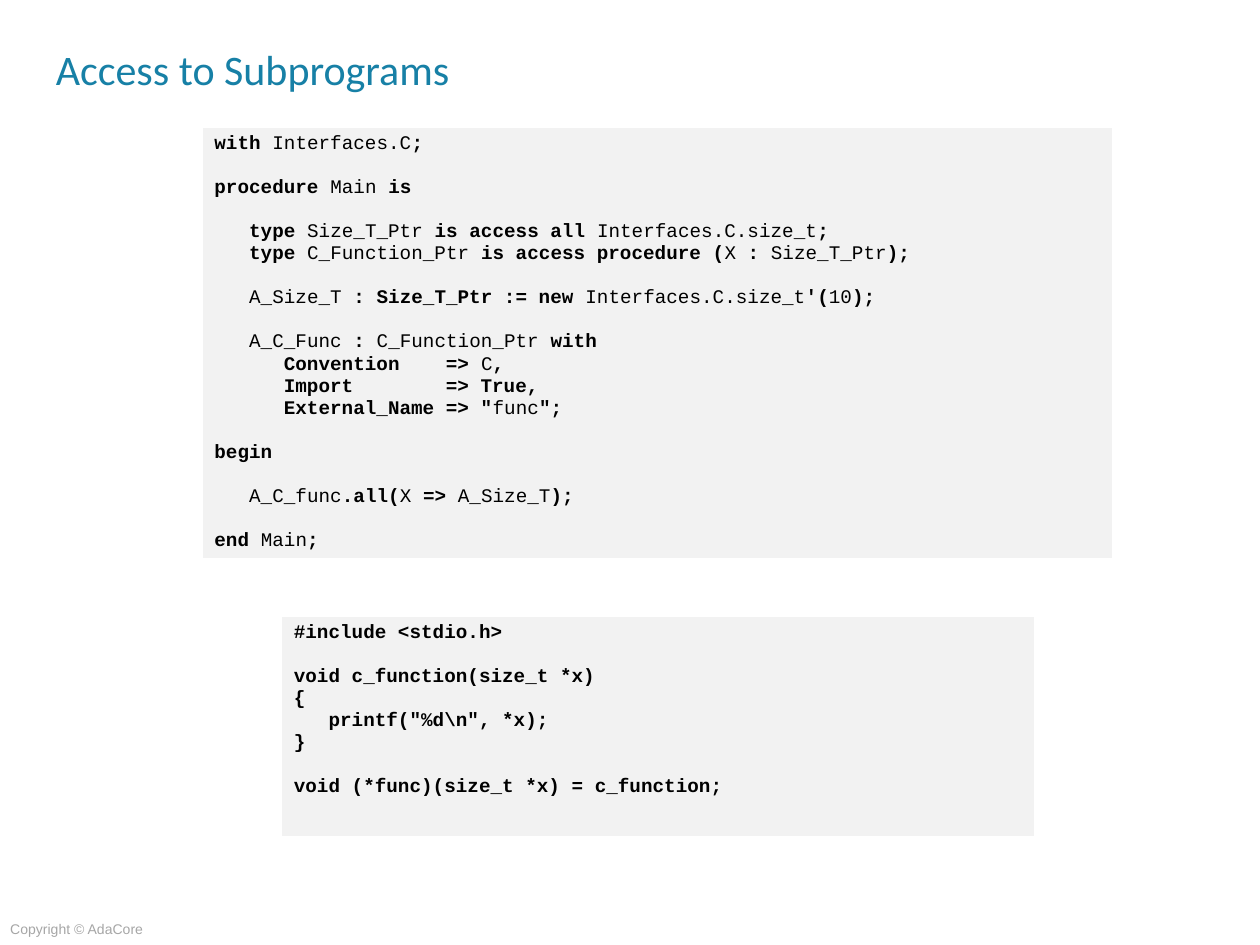
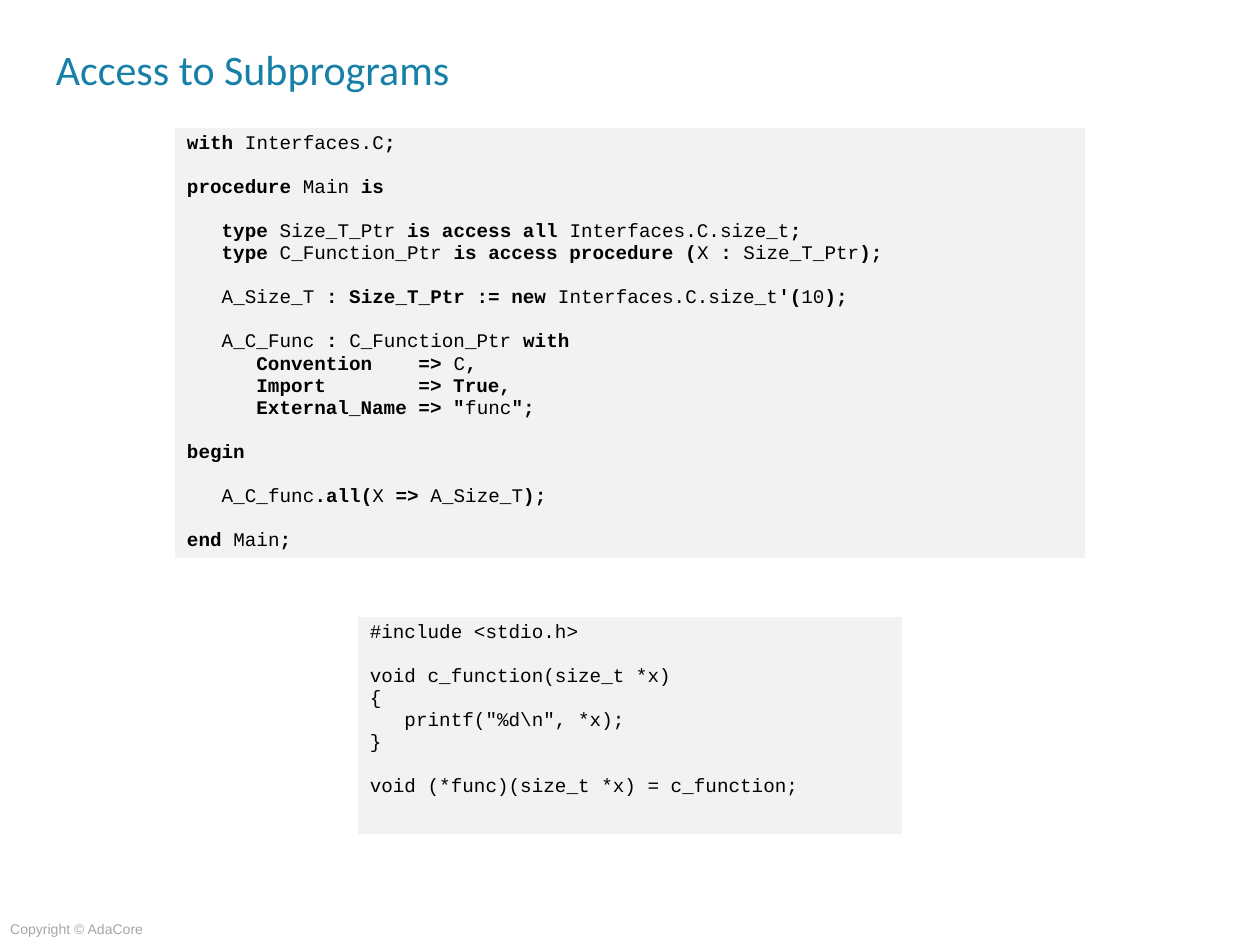
Before and after one commit to AdaCoreU/Courses, a slide deck: slide 12 of lectures/04_Mixed_Language_Programming_In_Ada/02_Ada_and_C/Slides/02_Ada_And_C.pptx. Drawn at 1260x945 pixels with LibreOffice and Linux fonts; fonts in the diff are those of the drawing; background and template pictures are left out. Boxes give left, top, right and bottom in pixels: in the first picture for what was removed or moved away, otherwise in the second. Text is boxed around its words. In the diff, an @@ line names an element or a change of style, - is before the commit and + after.

```diff
--- a/lectures/04_Mixed_Language_Programming_In_Ada/02_Ada_and_C/Slides/02_Ada_And_C.pptx
+++ b/lectures/04_Mixed_Language_Programming_In_Ada/02_Ada_and_C/Slides/02_Ada_And_C.pptx
@@ table: place and size @@
-table at bbox=[202, 127, 1113, 578]
+table at bbox=[174, 127, 1085, 578]
@@ table at bbox=[357, 616, 902, 835] @@
@@ bold off @@
@@ table: place and size @@
-table at bbox=[281, 616, 1034, 837]
+table at bbox=[357, 616, 902, 835]
```
Also in this commit, not shown: 27 other slides changed, 1 other file.
